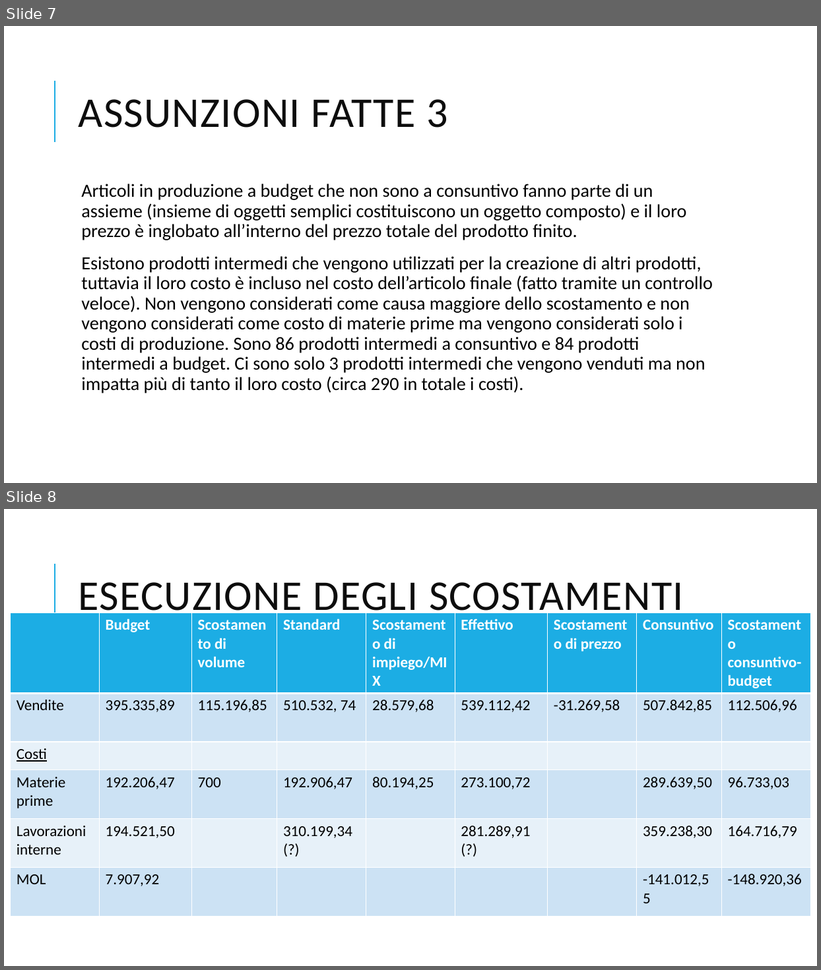
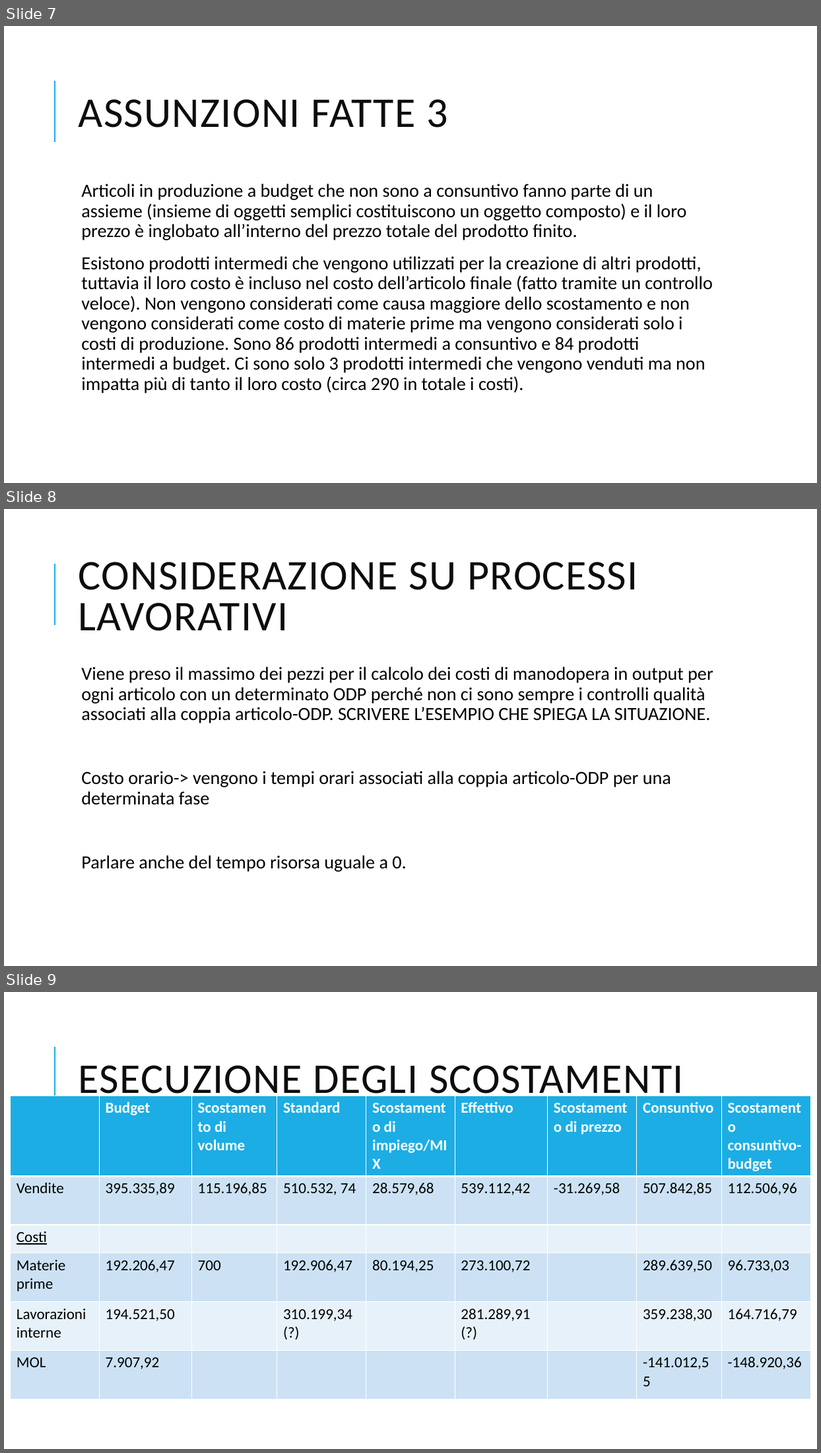
Before and after one commit to VinciGit00/SCGProject, a slide deck: Document/PresentazioneProgetto.pptx. Shown one above the other, each under a label of ours: slides 7 and 8 before the commit, slides 7, 8 and 9 after it. The pictures are 821x970 and 821x1453 pixels, drawn with LibreOffice and Linux fonts; fonts in the diff are those of the drawing. Boxes give left, top, right and bottom in pixels: in the first picture for what was removed or moved away, otherwise in the second. Text is boxed around its words. In the diff, an @@ line names an element or a change of style, - is before the commit and + after.

```diff
--- a/Document/PresentazioneProgetto.pptx
+++ b/Document/PresentazioneProgetto.pptx
@@ slide 8 added at [4,509,817,966], background #FFFFFF; not listed: 1 template element that a slide beside it also shows @@
@@ title added at [79,562,638,631], 50 pt, text #0D0D0D @@
+CONSIDERAZIONE SU PROCESSI LAVORATIVI
@@ text added at [81,667,714,872], 22 pt, text #000000 @@
+  Viene preso il massimo dei pezzi per il calcolo dei costi di manodopera in output per ogni articolo con un determinato ODP perché non ci sono sempre i controlli qualità associati alla coppia articolo-ODP. SCRIVERE L’ESEMPIO CHE SPIEGA LA SITUAZIONE.
+  Costo orario-> vengono i tempi orari associati alla coppia articolo-ODP per una determinata fase
+  Parlare anche del tempo risorsa uguale a 0.
@@ what was slide 8 is now slide 9 @@
```
Also in this commit, not shown: 13 other files.
